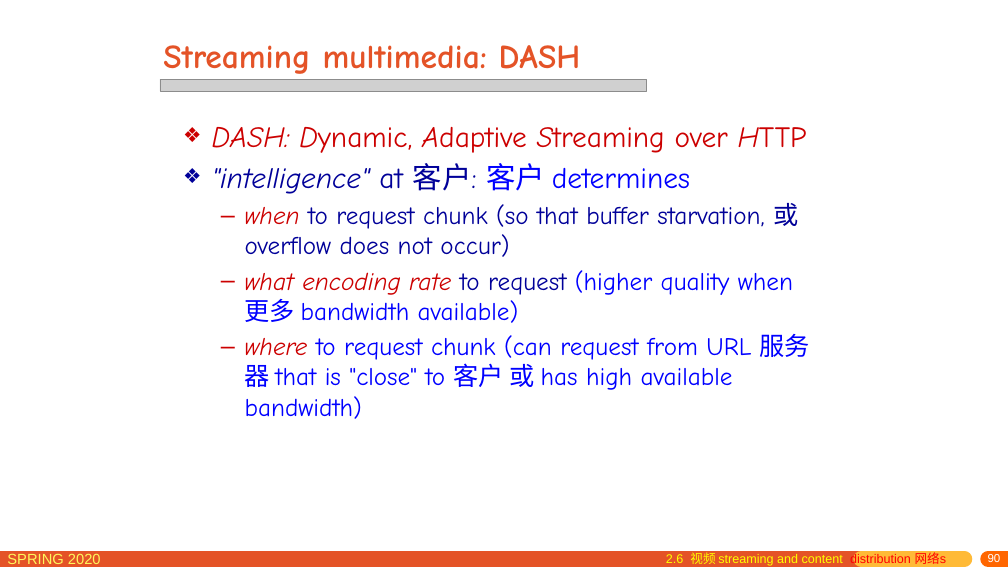
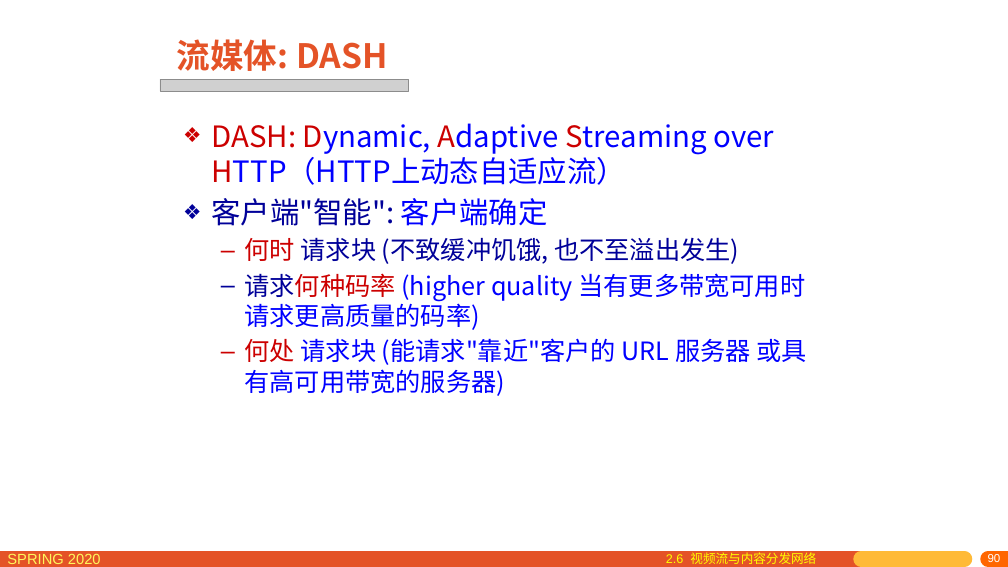
Before and after one commit to network-distributed/presentations, a slide deck: slide 90 of chapter2_cn.pptx. Drawn at 1008x567 pixels with LibreOffice and Linux fonts; fonts in the diff are those of the drawing; grey boxes stand for pictures. Boxes give left, top, right and bottom in pixels: in the first picture for what was removed or moved away, otherwise in the second. Text is boxed around its words. In the diff, an @@ line names an element or a change of style, - is before the commit and + after.

```diff
--- a/chapter2_cn.pptx
+++ b/chapter2_cn.pptx
@@ title removed at <box>163,45,581,74</box> @@
-Streaming multimedia: DASH
@@ title added at <box>177,39,388,71</box>, 32 pt, text #E45327, bold @@
+流媒体: DASH
@@ picture: place and size @@
-picture at <box>160,79,647,91</box>
+picture at <box>160,79,409,91</box>
@@ text at <box>212,123,806,396</box>: text changed; font Comic Neue to Noto Sans CJK SC @@
-❖ DASH: Dynamic, Adaptive Streaming over HTTP
-❖ "intelligence" at 客户: 客户 determines
-  – when to request chunk (so that buffer starvation, 或 overflow does not occur)
-  – what encoding rate to request (higher quality when 更多 bandwidth available)
-  – where to request chunk (can request from URL 服务器 that is "close" to 客户 或 has high available bandwidth)
+❖ DASH: Dynamic, Adaptive Streaming over HTTP（HTTP上动态自适应流）
+❖ 客户端"智能": 客户端确定
+  – 何时 请求块 (不致缓冲饥饿, 也不至溢出发生)
+  – 请求何种码率 (higher quality 当有更多带宽可用时请求更高质量的码率)
+  – 何处 请求块 (能请求"靠近"客户的 URL 服务器 或具有高可用带宽的服务器)
@@ text at <box>666,550,816,564</box>: text changed @@
-2.6 视频 streaming and content distribution 网络s
+2.6 视频流与内容分发网络
```
Also in this commit, not shown: 34 other slides changed, 2 slides added, 2 slides removed, 1 other file.
